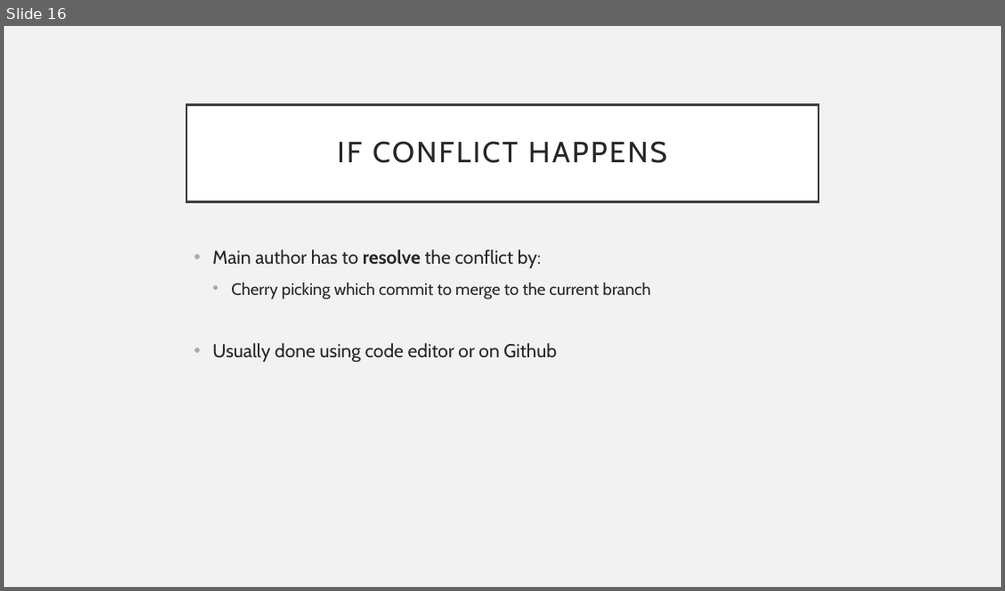
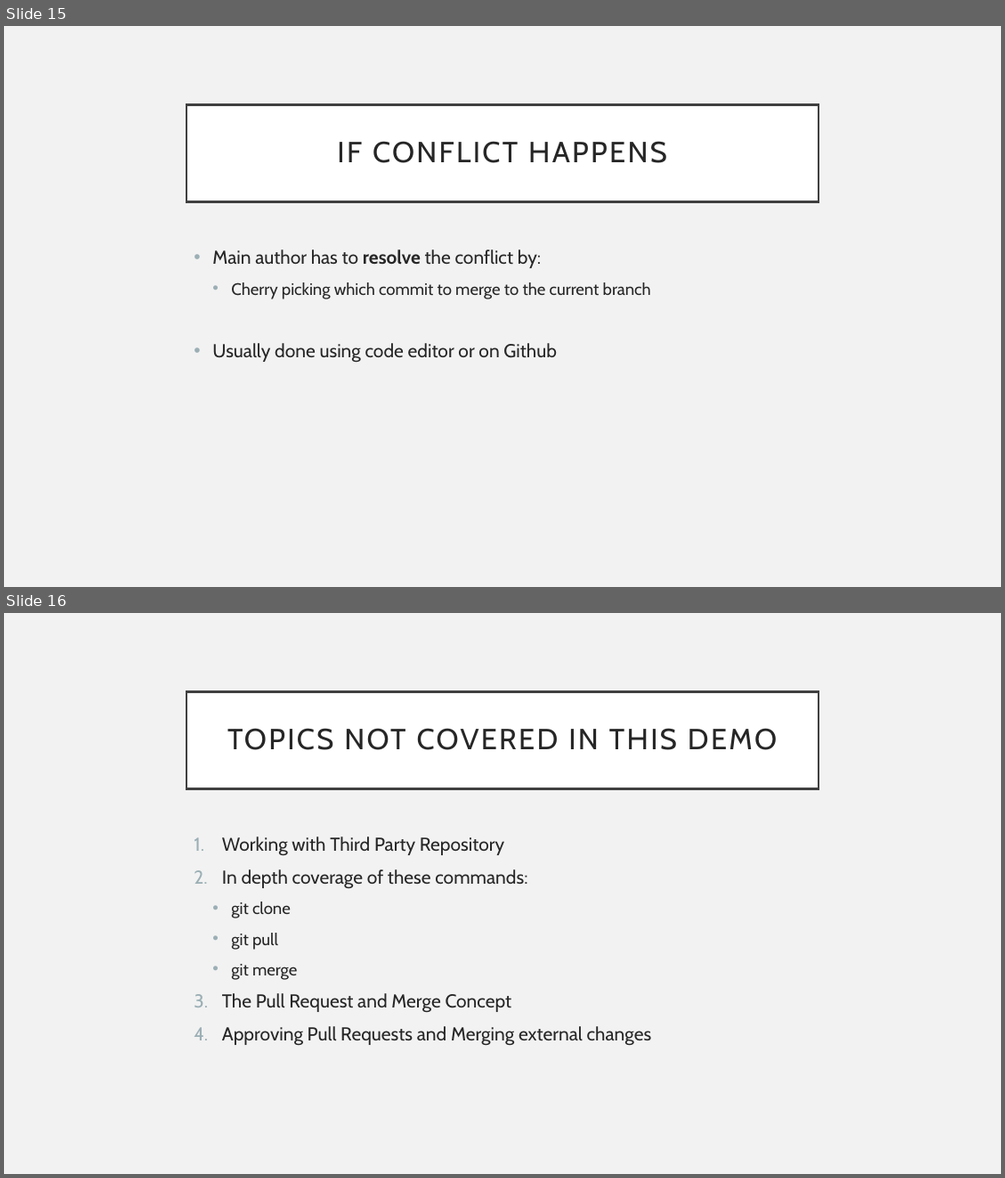
Before and after one commit to asyrul21/recode-demos, a slide deck: GitBasics/slides/gitbasics.pptx. Shown one above the other, each under a label of ours: slide 16 before the commit, slides 15 and 16 after it. The pictures are 1005x591 and 1005x1178 pixels, drawn with LibreOffice and Linux fonts; fonts in the diff are those of the drawing. Boxes give left, top, right and bottom in pixels: in the first picture for what was removed or moved away, otherwise in the second. Text is boxed around its words. In the diff, an @@ line names an element or a change of style, - is before the commit and + after.

```diff
--- a/GitBasics/slides/gitbasics.pptx
+++ b/GitBasics/slides/gitbasics.pptx
@@ slide 16 added at box(4, 613, 1001, 1174), background #F2F2F2 @@
@@ title added at box(186, 691, 818, 788), fill #FFFFFF, outline #404040 2.5 pt, 28 pt, text #262626 @@
+TOPICS NOT COVERED IN THIS DEMO
@@ text added at box(222, 836, 652, 1046), 18 pt, text #262626 @@
+1. Working with Third Party Repository
+2. In depth coverage of these commands:
+  • git clone
+  • git pull
+  • git merge
+3. The Pull Request and Merge Concept
+4. Approving Pull Requests and Merging external changes
@@ what was slide 16 is now slide 15 @@
```
Also in this commit, not shown: 2 slides changed, 2 slides removed, 3 other files.
